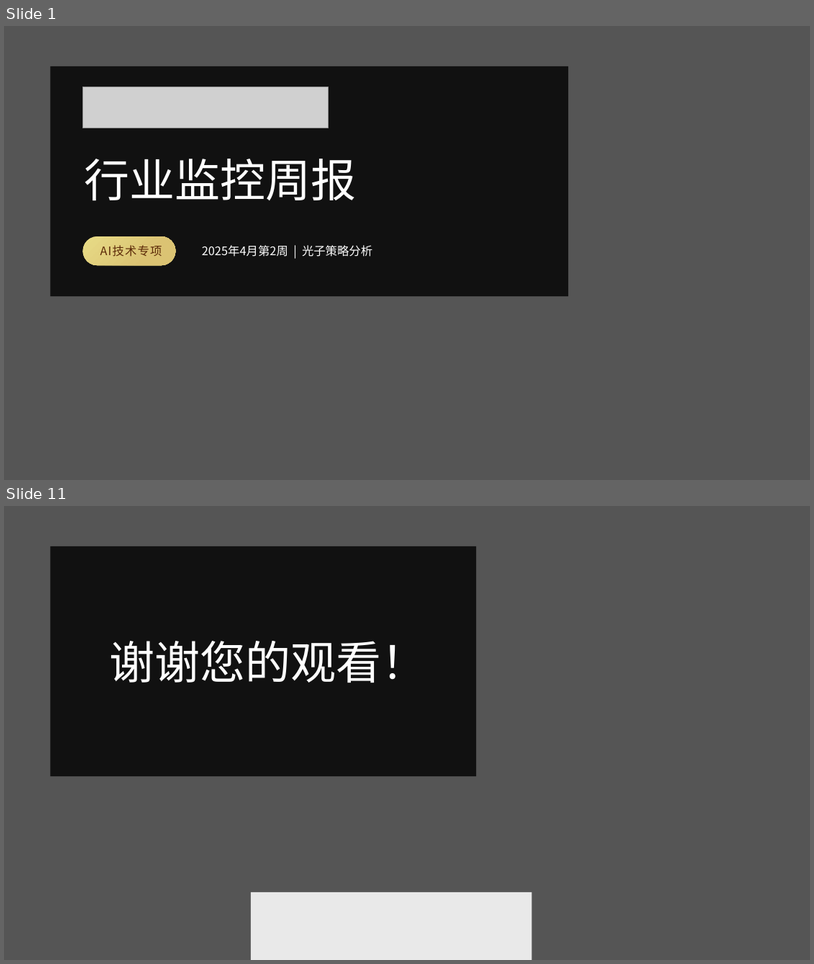
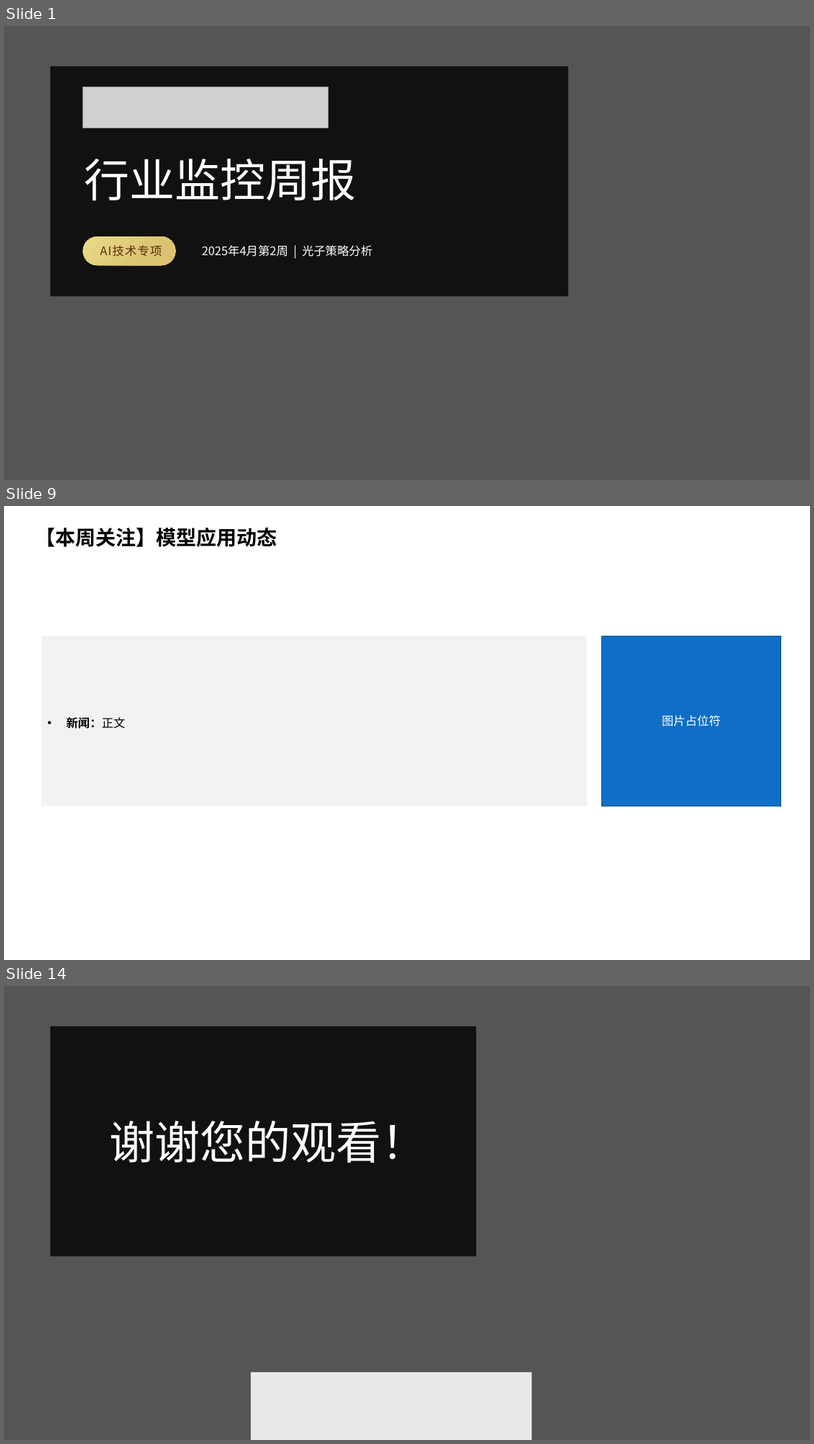
Before and after one commit to jiaqizhao0226-byte/ai-weekly-report-generator, a slide deck: AI周报模板.pptx. Shown one above the other, each under a label of ours: slides 1 and 11 before the commit, slides 1, 9 and 14 after it; the slides between them are not shown. The pictures are 814x964 and 814x1444 pixels, drawn with LibreOffice and Linux fonts; fonts in the diff are those of the drawing; grey boxes stand for pictures; background and template pictures are left out; a plain dark background stands for a picture behind light text. Boxes give left, top, right and bottom in pixels: in the first picture for what was removed or moved away, otherwise in the second. Text is boxed around its words. In the diff, an @@ line names an element or a change of style, - is before the commit and + after.

```diff
--- a/AI周报模板.pptx
+++ b/AI周报模板.pptx
@@ slide 9 added at [4, 506, 810, 960], background #FFFFFF @@
@@ title added at [35, 528, 277, 547], 24 pt, text #000000, bold @@
+【本周关注】模型应用动态
@@ rectangle added at [41, 636, 587, 806], fill #F2F2F2, 14 pt, text #000000, bold @@
+• 新闻：正文
@@ rectangle added at [602, 636, 782, 806], fill #0F6FC6, outline #0B5292 1 pt, 14 pt, text #FFFFFF @@
+图片占位符
@@ what was slide 11 is now slide 14 @@
```
Also in this commit, not shown: 9 slides changed, 2 other slides added, 1 other file.
